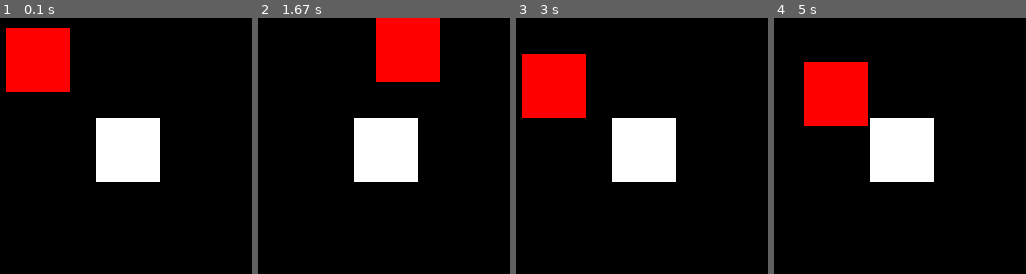
Above: before the commit, frames 1-4 (left to right).
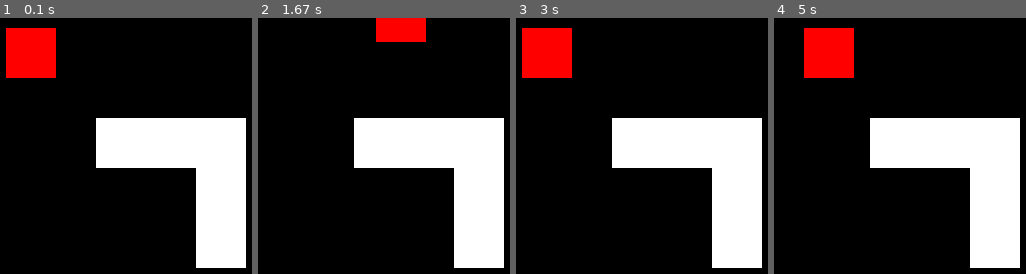
Above: after the commit, the same moments.

Repository: benedekhalaj/pygame-roguelike
Game: pygame game, started from play.py
The game is run twice, just before and just after one commit, with the same random seed, the same clock (stepped at 60 frames per second) and the same inputs.
Inputs:
- Up to frame 1 (0.1 s): no input
- Up to frame 2 (1.67 s): hold Right 0.33-0.8 s; hold Up 0.83-1.13 s; hold Right 1.17-1.63 s
- Up to frame 3 (3 s): hold Left 1.67-2.2 s; hold Down 2.23-2.53 s; hold Left 2.57-2.97 s
- Up to frame 4 (5 s): hold Up 3-3.37 s; hold Right 3.4-4.03 s; hold Down 4.07-4.43 s; hold Left 4.47-4.93 s; hold Right from 4.97 s (still down)

The runs differ from the first frame. In frame 1, 18% of the frame differs, in the area x 2-98%, y 3-98%; in frame 2, 20%; in frame 3, 22%; in frame 4, 24%, in the area x 11-98%, y 3-98%.

Commit message:
Global: Add collision detection

Diff:
--- a/controller/item_controller.py
+++ b/controller/item_controller.py
@@ -2,5 +2,11 @@
 from view import terminal as view
 
 
-def get_white_rectangle():
-    return items.Rectangle(view.WHITE, (100, 100, 64, 64))
+def get_rectangles():
+    obstacles = []
+    obstacles.append(items.Rectangle(view.WHITE, (100, 100, 50, 50)))
+    obstacles.append(items.Rectangle(view.WHITE, (150, 100, 50, 50)))
+    obstacles.append(items.Rectangle(view.WHITE, (200, 100, 50, 50)))
+    obstacles.append(items.Rectangle(view.WHITE, (200, 150, 50, 50)))
+    obstacles.append(items.Rectangle(view.WHITE, (200, 200, 50, 50)))
+    return obstacles
--- a/controller/main_controller.py
+++ b/controller/main_controller.py
@@ -29,15 +29,14 @@
 def main():
     window = init_pygame()
     player = player_controller.get_player()
-    white_rectangle = item_controller.get_white_rectangle()
     screen = screen_controller.get_screen()
-    color_timer = 0
+    obstacles = item_controller.get_rectangles()
+    entities = [player] + obstacles
 
     run = True
     while run:
         run = set_pygame_settings(run)
-        player_controller.control_player(player, screen)
-        color_timer = player_controller.change_player_color(player, color_timer)
-        view.display_screen(window, player, white_rectangle)
+        player_controller.control_player(player, screen, obstacles)
+        view.display_screen(window, entities)
 
     pygame.quit()
--- a/controller/player_controller.py
+++ b/controller/player_controller.py
@@ -22,35 +22,14 @@
         return player.y + player.height < screen.y + screen.height
 
 
-def control_player(player, screen):
+def control_player(player, screen, obstacles):
     keys = view.get_input()
 
     if keys[pygame.K_LEFT] and check_screen_boundaries(player, screen, "left"):
-        player.move_left()
+        player.move(obstacles, -2, 0)
     if keys[pygame.K_RIGHT] and check_screen_boundaries(player, screen, "right"):
-        player.move_right()
+        player.move(obstacles, 2, 0)
     if keys[pygame.K_UP] and check_screen_boundaries(player, screen, "up"):
-        player.move_up()
+        player.move(obstacles, 0, -2)
     if keys[pygame.K_DOWN] and check_screen_boundaries(player, screen, "down"):
-        player.move_down()
-    if keys[pygame.K_LSHIFT]:
-        player.sprint()
-    else:
-        player.walk()
-
-
-def change_player_color(player, timer):
-    keys = view.get_input()
-
-    seconds = 0.2
-
-    if timer > seconds * 60:
-        timer = 0
-
-    if timer == 0:
-        if keys[pygame.K_SPACE]:
-            player.change_color(get_colors())
-            timer += 1
-    else:
-        timer += 1
-    return timer
+        player.move(obstacles, 0, 2)
--- a/model/items/items.py
+++ b/model/items/items.py
@@ -1,4 +1,5 @@
 from model import data_manager, util
+import pygame
 
 
 class Rectangle():
@@ -9,3 +10,4 @@
         self.width = position[2]
         self.height = position[3]
         self.hitbox = util.Hitbox([self.x, self.x + self.width, self.y + self.height, self.x + self.width + self.height])
+        self.rect = pygame.Rect(self.x, self.y, self.width, self.height)
--- a/model/player/player.py
+++ b/model/player/player.py
@@ -1,5 +1,6 @@
 from model import data_manager, util
 import random
+import pygame
 
 
 class Player():
@@ -8,30 +9,29 @@
         self.color = color
         self.x = 10
         self.y = 10
-        self.width = 64
-        self.height = 64
-        self.default_velocity = 2
-        self.sprint_velocity = 5
-        self.velocity = self.default_velocity
+        self.width = 50
+        self.height = 50
+        self.rect = pygame.Rect(self.x, self.y, self.width, self.height)
+        self.velocity = 2
         self.hitbox = util.Hitbox([self.x, self.x + self.width, self.y + self.height, self.x + self.width + self.height])
 
-    def move_up(self):
-        self.y -= self.velocity
+    def move(self, obstacles, dx, dy):
+        if dx != 0:
+            self.move_single_axis(obstacles, dx, 0)
+        if dy != 0:
+            self.move_single_axis(obstacles, 0, dy)
 
-    def move_down(self):
-        self.y += self.velocity
+    def move_single_axis(self, obstacles, dx, dy):
+        self.rect.x += dx
+        self.rect.y += dy
 
-    def move_left(self):
-        self.x -= self.velocity
-
-    def move_right(self):
-        self.x += self.velocity
-
-    def walk(self):
-        self.velocity = self.default_velocity
-
-    def sprint(self):
-        self.velocity = self.sprint_velocity
-
-    def change_color(self, colors):
-        self.color = random.choice(colors)
+        for obstacle in obstacles:
+            if self.rect.colliderect(obstacle.rect):
+                if dx > 0:
+                    self.rect.right = obstacle.rect.left
+                if dx < 0:
+                    self.rect.left = obstacle.rect.right
+                if dy > 0:
+                    self.rect.bottom = obstacle.rect.top
+                if dy < 0:
+                    self.rect.top = obstacle.rect.bottom
--- a/view/terminal.py
+++ b/view/terminal.py
@@ -25,8 +25,8 @@
     return pygame.key.get_pressed()
 
 
-def display_screen(window, *entities):
+def display_screen(window, entities):
     window.fill(BLACK)
     for entity in entities:
-        pygame.draw.rect(window, entity.color, (entity.x, entity.y, entity.width, entity.height))
+        pygame.draw.rect(window, entity.color, (entity.rect.x, entity.rect.y, entity.rect.width, entity.rect.height))
     pygame.display.update()
